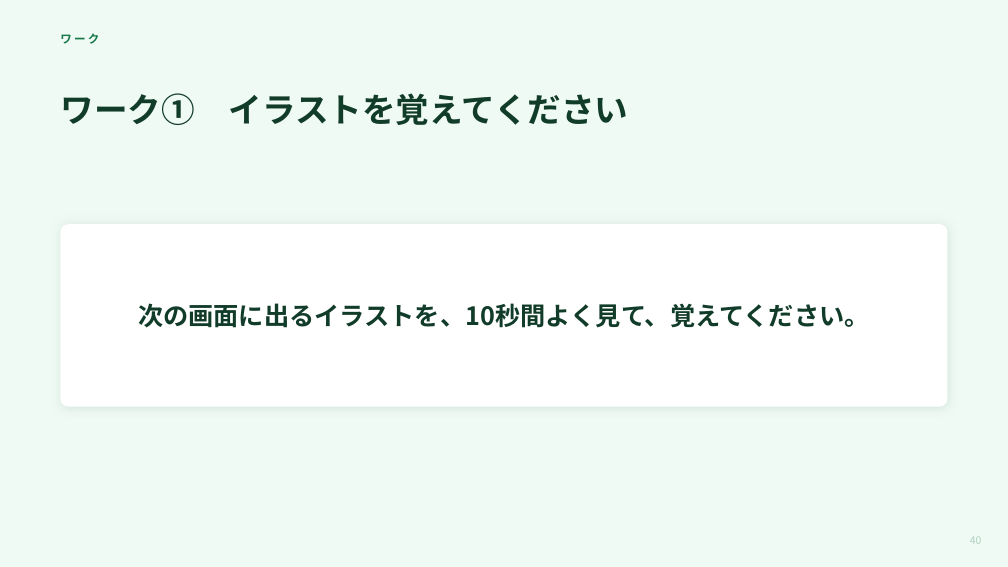
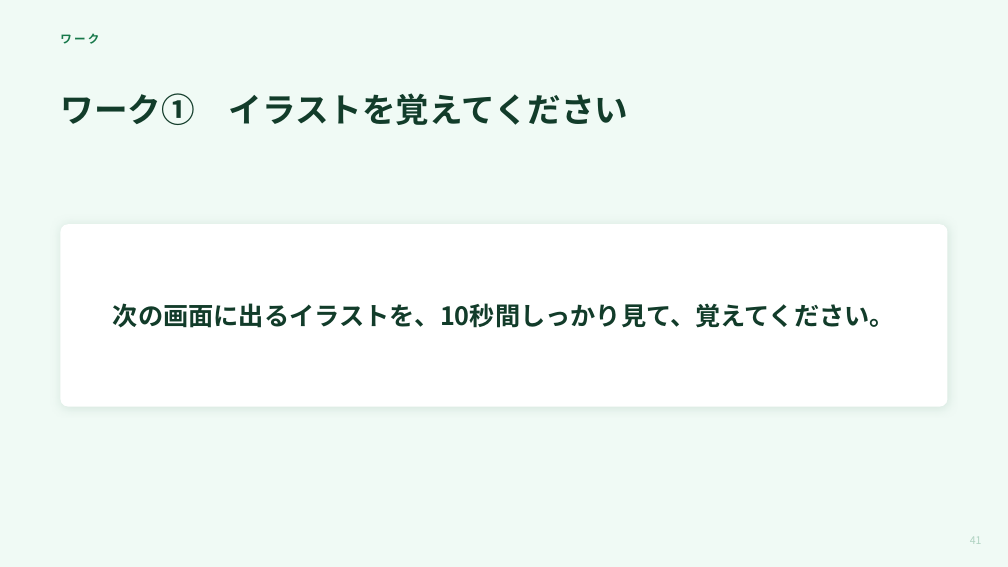
Before and after one commit to mananyon/manayonekura, a slide deck: slide 41 of docs/slides/20261016APNET/APNET本番版.pptx (slide 40 before the commit). Drawn at 1008x567 pixels with LibreOffice and Linux fonts; fonts in the diff are those of the drawing. Boxes give left, top, right and bottom in pixels: in the first picture for what was removed or moved away, otherwise in the second. Text is boxed around its words. In the diff, an @@ line names an element or a change of style, - is before the commit and + after.

```diff
--- a/docs/slides/20261016APNET/APNET本番版.pptx
+++ b/docs/slides/20261016APNET/APNET本番版.pptx
@@ text at bbox=[113, 303, 895, 328]: text changed @@
-次の画面に出るイラストを、10秒間よく見て、覚えてください。
+次の画面に出るイラストを、10秒間しっかり見て、覚えてください。
@@ text at bbox=[970, 536, 982, 544]: text changed @@
-40
+41
```
Also in this commit, not shown: 49 other slides changed, 2 slides added, 2 other files.
